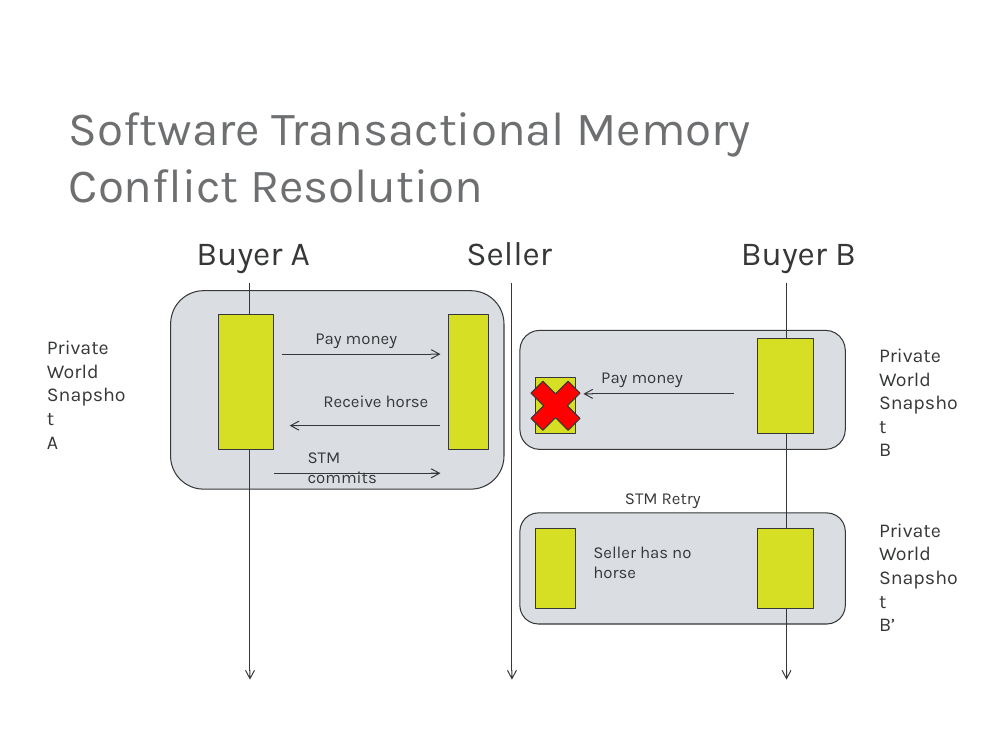
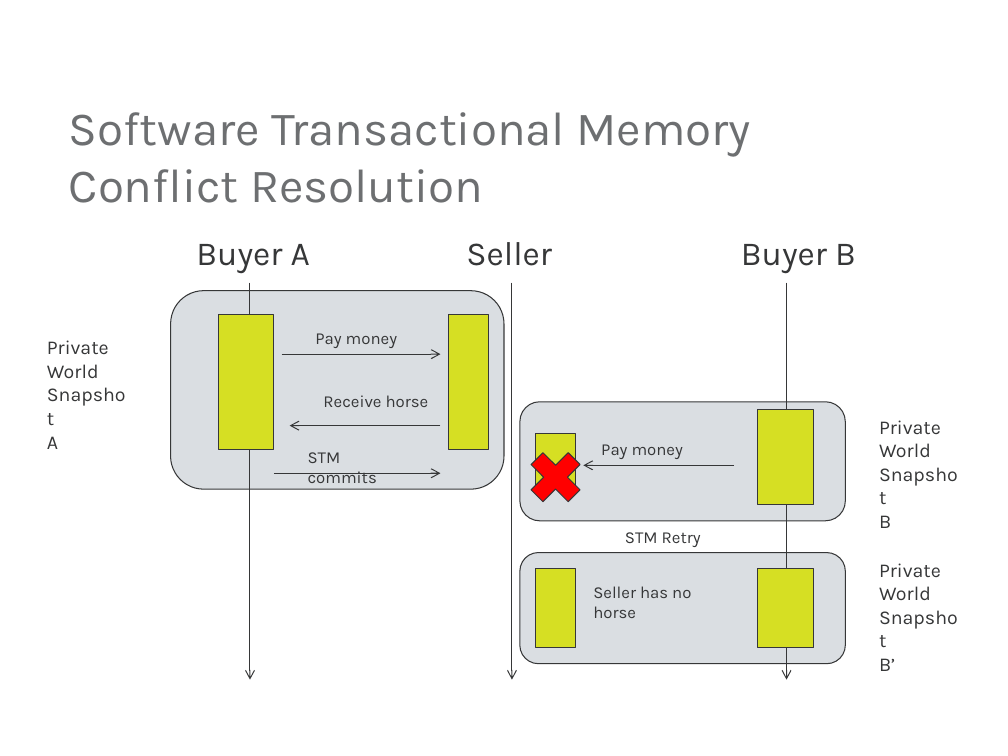
Before and after one commit to mjul/top-10-clojure-oredev-2011, a slide deck: slide 22 of Top Things to Learn From Clojure.pptx (slide 21 before the commit). Drawn at 1008x756 pixels with LibreOffice and Linux fonts; fonts in the diff are those of the drawing; background and template pictures are left out. Boxes give left, top, right and bottom in pixels: in the first picture for what was removed or moved away, otherwise in the second. Text is boxed around its words. In the diff, an @@ line names an element or a change of style, - is before the commit and + after.

```diff
--- a/Top Things to Learn From Clojure.pptx
+++ b/Top Things to Learn From Clojure.pptx
@@ 2 texts, 1 rectangle, 1 rounded rectangle, 1 arrow, 1 cross: place and size @@
-2 texts, 1 rectangle, 1 rounded rectangle, 1 arrow, 1 cross at [520,331,941,456]
+2 texts, 1 rectangle, 1 rounded rectangle, 1 arrow, 1 cross at [520,402,941,528]
@@ rectangle: place and size @@
-rectangle at [535,378,575,433]
+rectangle at [535,433,575,489]
@@ 3 texts, 2 rectangles, 1 rounded rectangle: place and size @@
-3 texts, 2 rectangles, 1 rounded rectangle at [520,493,941,631]
+3 texts, 2 rectangles, 1 rounded rectangle at [520,532,941,671]
```
Also in this commit, not shown: 7 other slides changed, 1 slide added, 1 other file.
